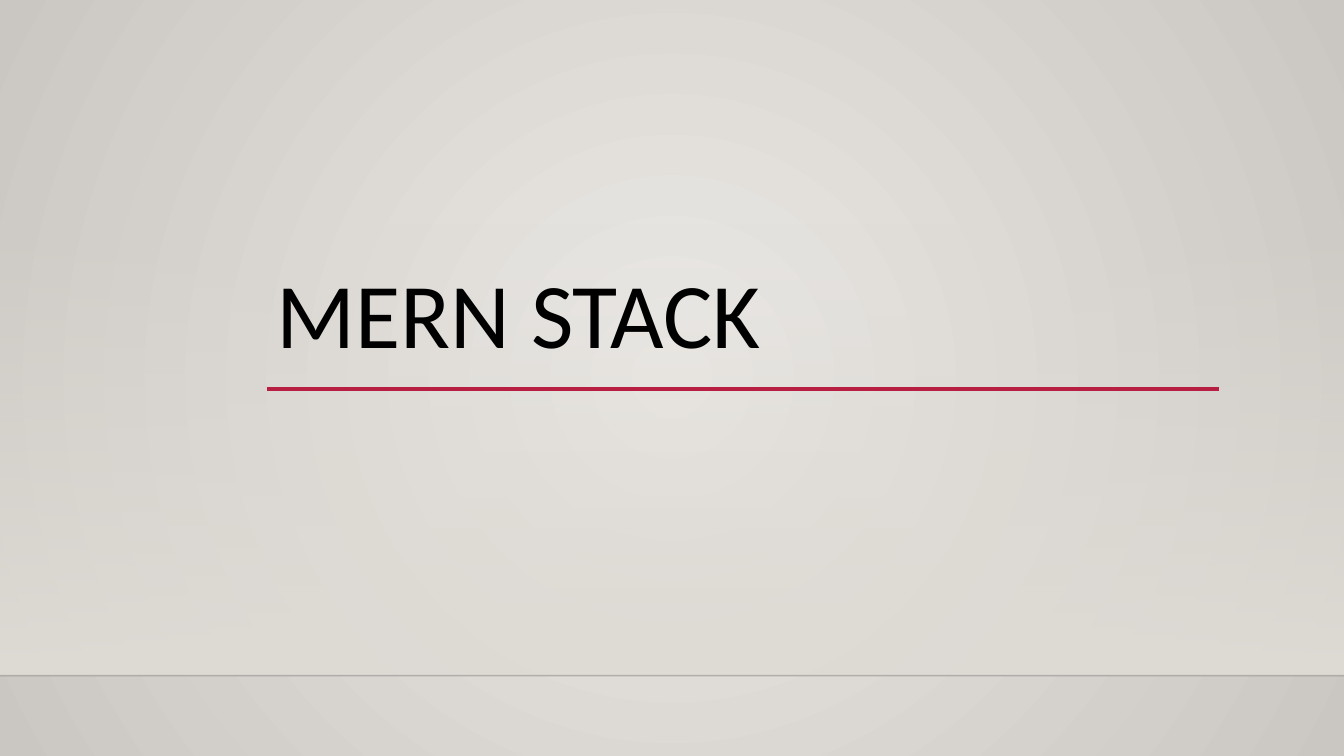
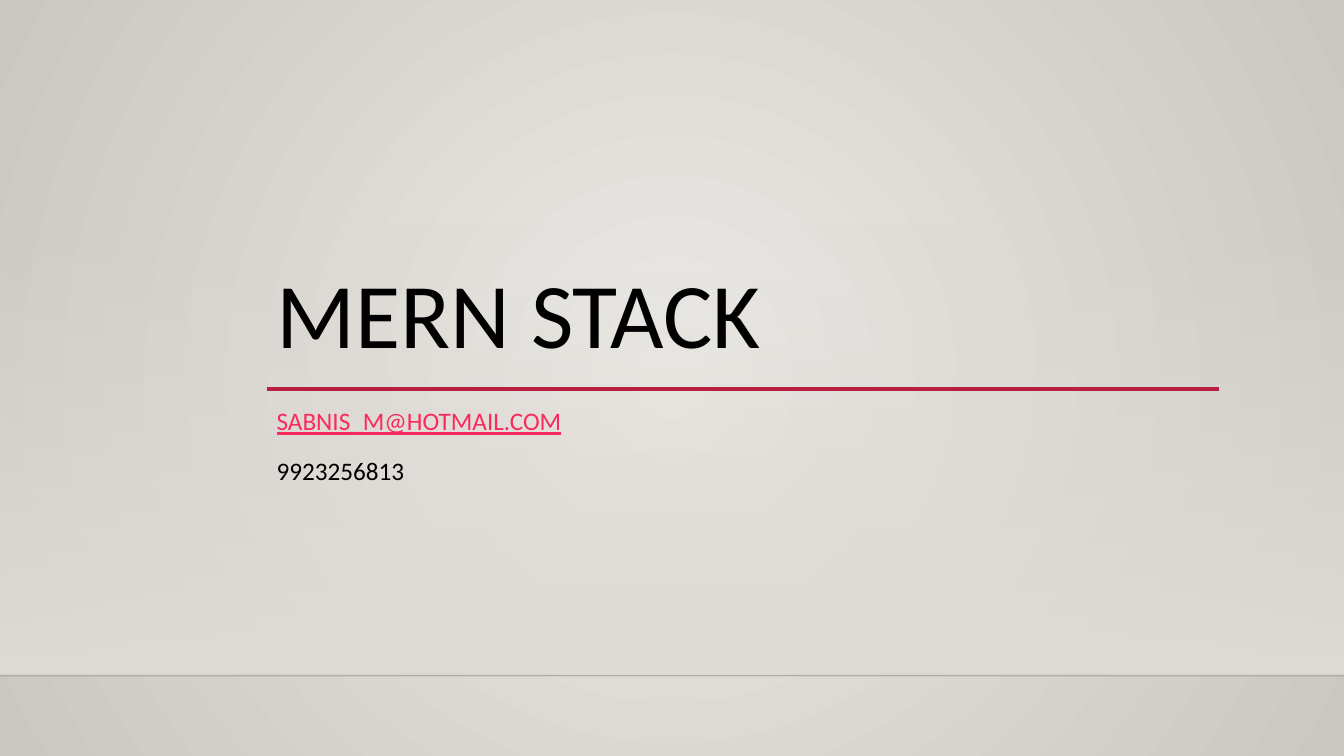
Before and after one commit to maheshsabnis/blazejan2021, a slide deck: slide 1 of Training_Notes_PPTs.pptx. Drawn at 1344x756 pixels with LibreOffice and Linux fonts; fonts in the diff are those of the drawing; background and template pictures are left out. Boxes give left, top, right and bottom in pixels: in the first picture for what was removed or moved away, otherwise in the second. Text is boxed around its words. In the diff, an @@ line names an element or a change of style, - is before the commit and + after.

```diff
--- a/Training_Notes_PPTs.pptx
+++ b/Training_Notes_PPTs.pptx
@@ subtitle added at (277, 413, 562, 480), 18 pt, text #FA2B5C, underline @@
+SABNIS_M@HOTMAIL.COM
+9923256813
```
Also in this commit, not shown: 3 slides added, 17 other files.
